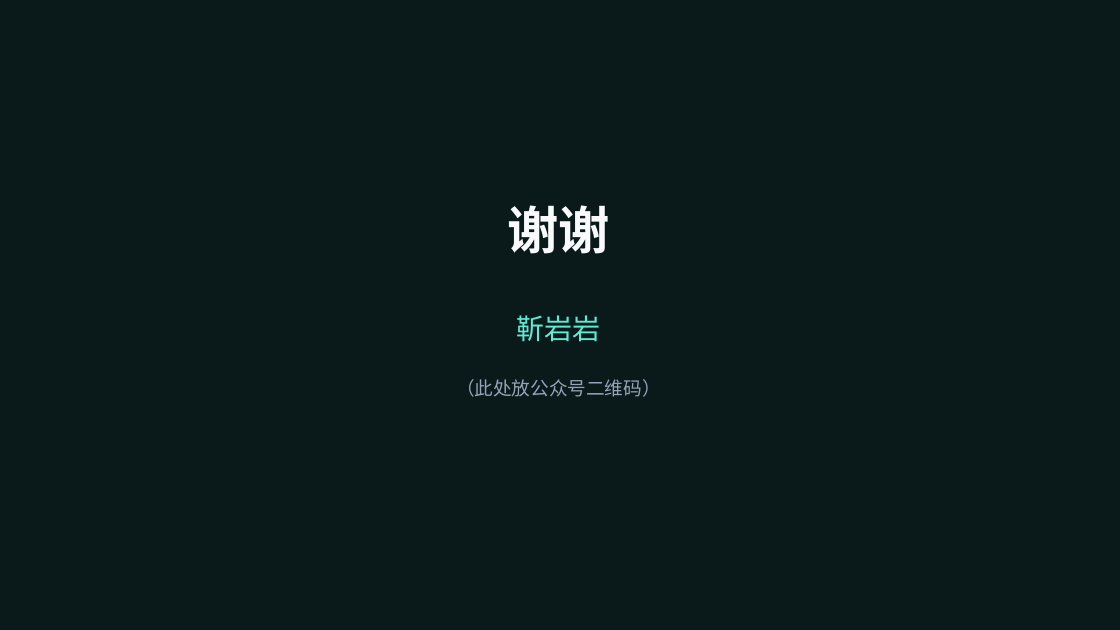
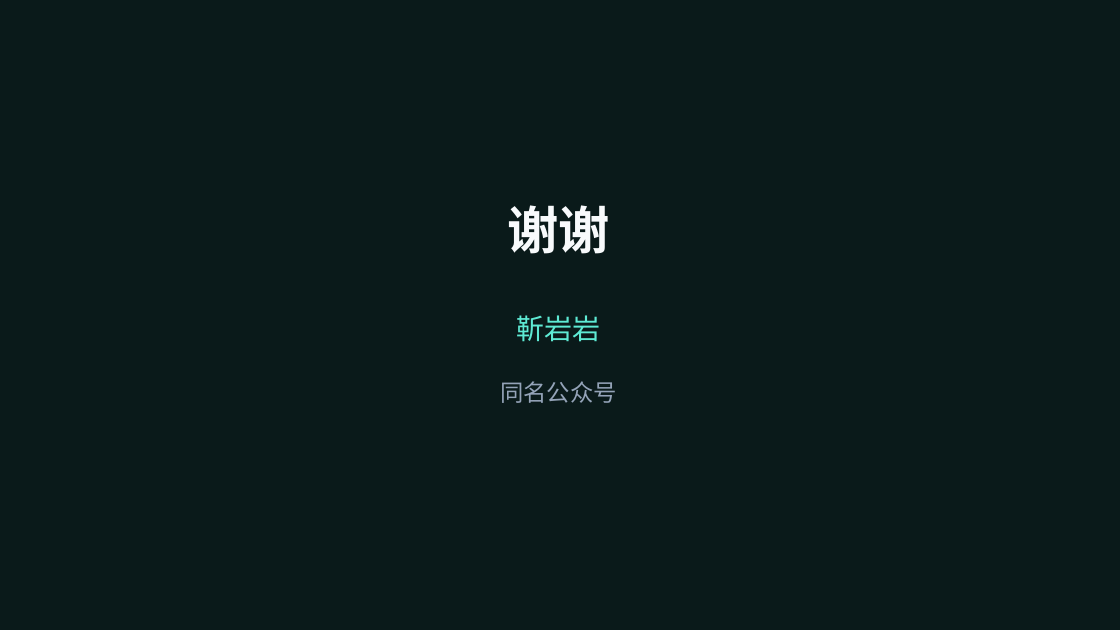
Before and after one commit to lmxxf/ai-theorys-study, a slide deck: slide 52 of wechat/curriculum/智能通识课.pptx (slide 46 before the commit). Drawn at 1120x630 pixels with LibreOffice and Linux fonts; fonts in the diff are those of the drawing. Boxes give left, top, right and bottom in pixels: in the first picture for what was removed or moved away, otherwise in the second. Text is boxed around its words. In the diff, an @@ line names an element or a change of style, - is before the commit and + after.

```diff
--- a/wechat/curriculum/智能通识课.pptx
+++ b/wechat/curriculum/智能通识课.pptx
@@ text at box(500, 381, 617, 403): text changed; size 16 to 20 pt @@
-（此处放公众号二维码）
+同名公众号
```
Also in this commit, not shown: 2 other slides changed, 7 slides added, 1 slide removed, 2 other files.
